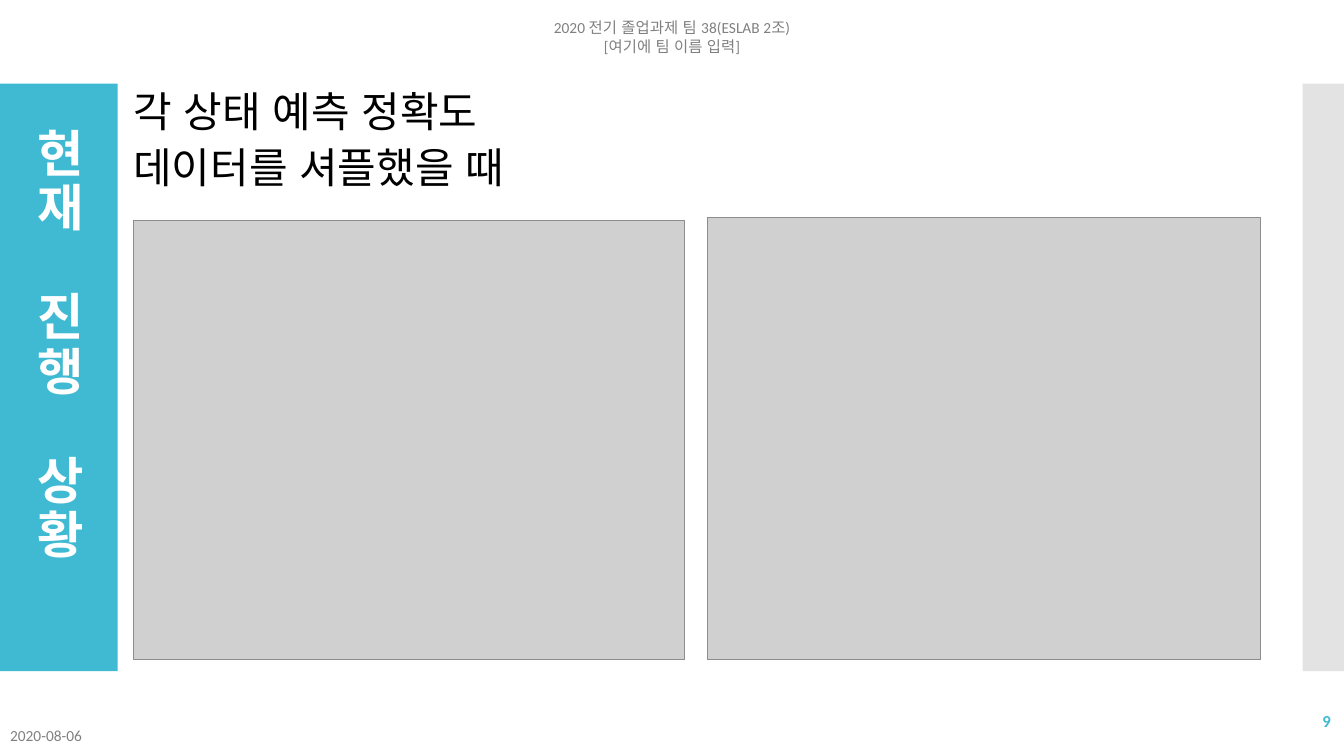
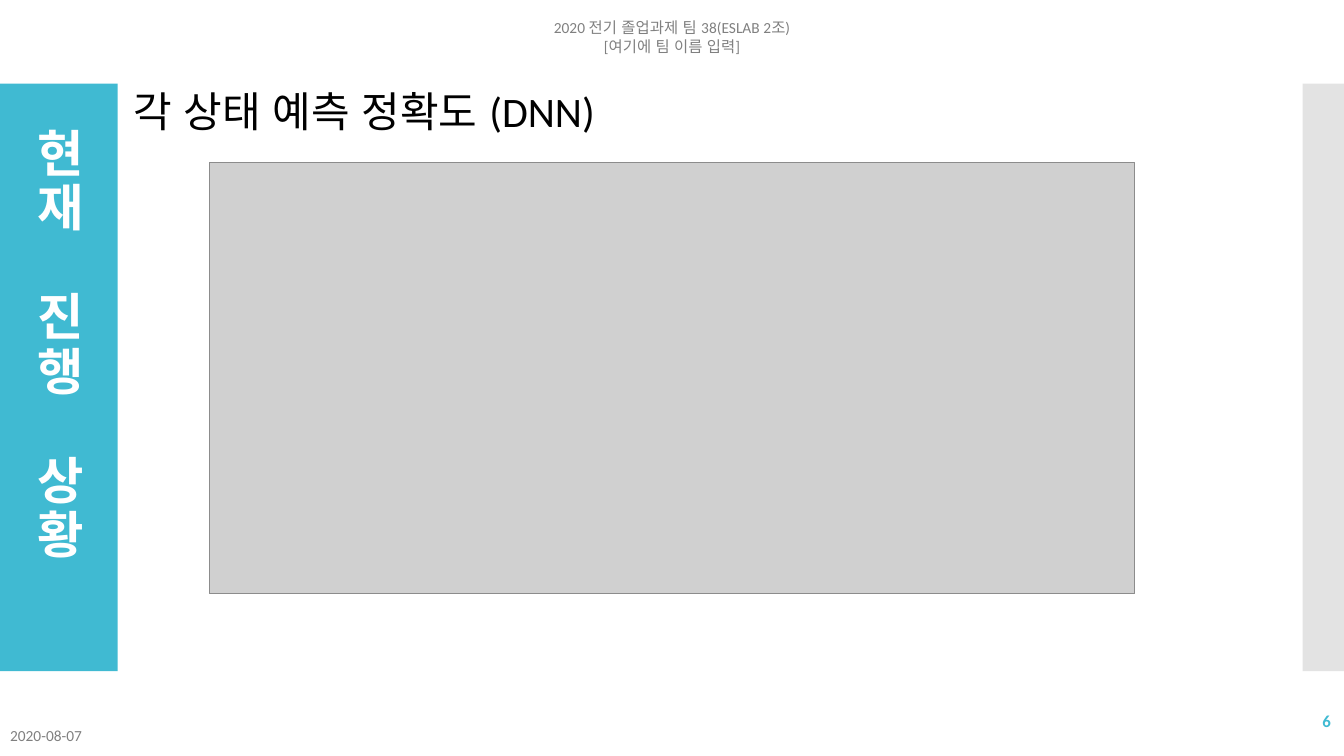
Before and after one commit to NgaAdrain/TEAM_Enter_Text_Here, a slide deck: slide 6 of Reports/발표/졸업과제 여섯번째 발표 2조.pptx (slide 9 before the commit). Drawn at 1344x756 pixels with LibreOffice and Linux fonts; fonts in the diff are those of the drawing; grey boxes stand for pictures. Boxes give left, top, right and bottom in pixels: in the first picture for what was removed or moved away, otherwise in the second. Text is boxed around its words. In the diff, an @@ line names an element or a change of style, - is before the commit and + after.

```diff
--- a/Reports/발표/졸업과제 여섯번째 발표 2조.pptx
+++ b/Reports/발표/졸업과제 여섯번째 발표 2조.pptx
@@ text at (x1=133, y1=92, x2=594, y2=133): text changed @@
-각 상태 예측 정확도
+각 상태 예측 정확도 (DNN)
@@ text removed at (x1=133, y1=148, x2=505, y2=187) @@
-데이터를 셔플했을 때
@@ picture added at (x1=209, y1=162, x2=1134, y2=594) @@
@@ picture removed at (x1=134, y1=221, x2=685, y2=659) @@
@@ picture removed at (x1=708, y1=218, x2=1260, y2=659) @@
@@ page number at (x1=1322, y1=715, x2=1330, y2=727): text changed @@
-9
+6
@@ text at (x1=10, y1=730, x2=82, y2=741): text changed @@
-2020-08-06
+2020-08-07
```
Also in this commit, not shown: 11 other slides changed, 2 slides removed, 1 other file.
